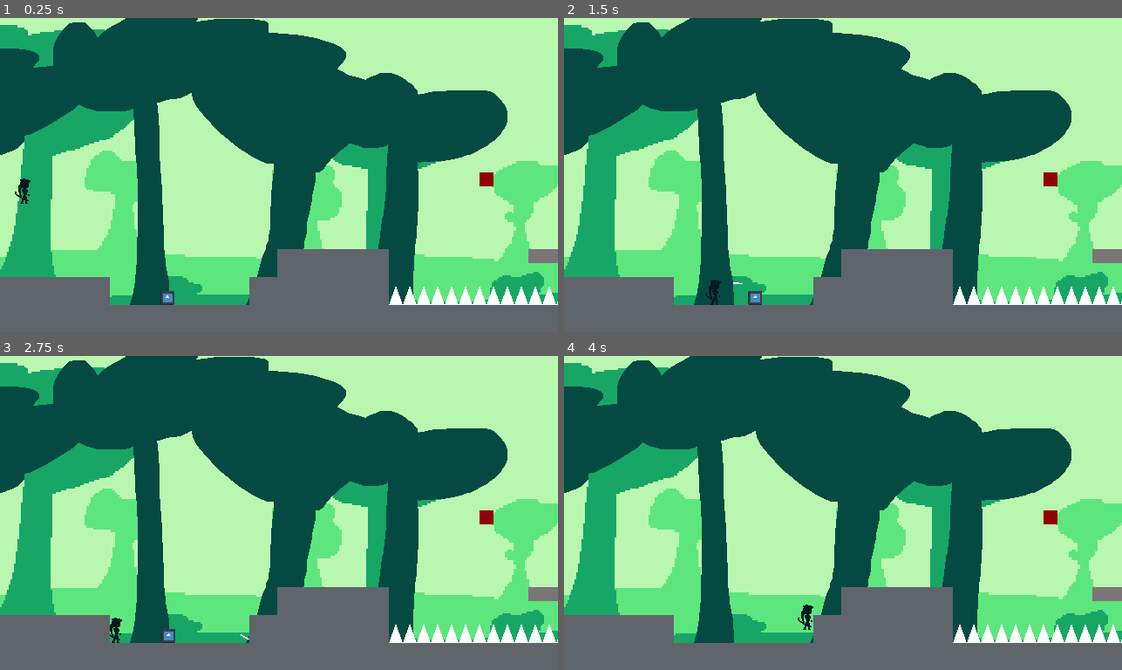
Above: before the commit, frames 1-4 (two rows, left to right).
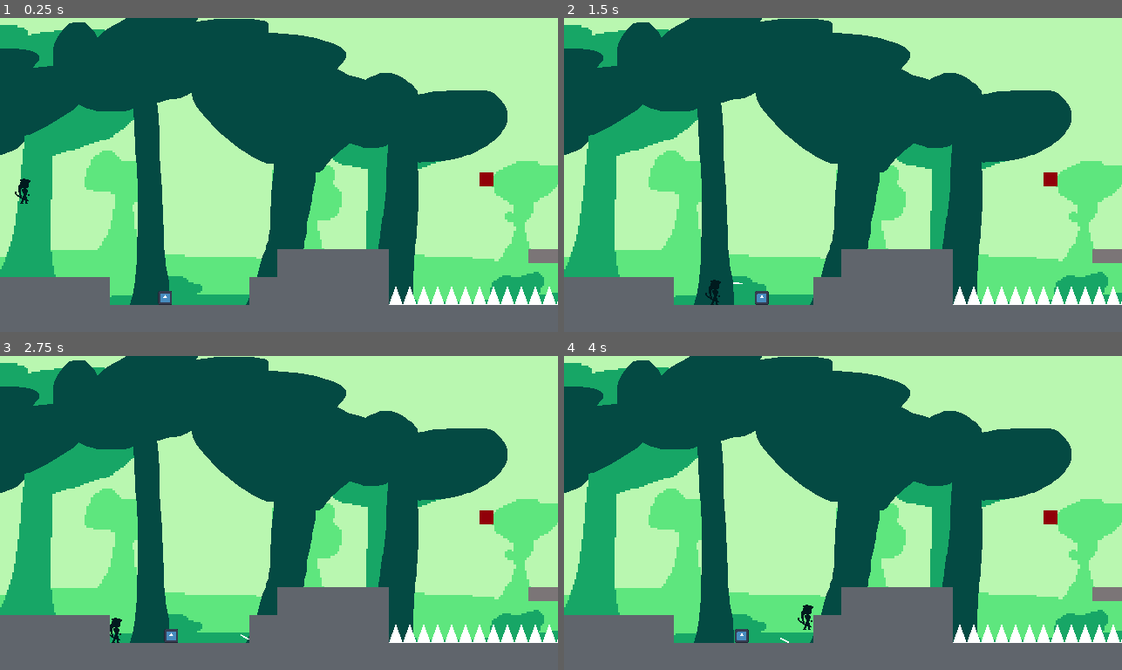
Above: after the commit, the same moments.

Repository: Borrow-Game/game-godot
Game: Godot game, scene res://Scenes/physics_sample_scene.tscn
Two runs of this game, one before a commit and one after it. Both use one fixed random seed, a clock stepped at 60 frames per second and the inputs below. The engine's default icon, where the game draws it, is replaced by a stand-in: a white triangle on a blue panel in a dark square.
Inputs:
- Up to frame 1 (0.25 s): no input
- Up to frame 2 (1.5 s): tap Enter (ui_accept) at 0.5, 0.77 s; hold Right (right) from 0.53 s (still down); tap X (dash) at 0.6 s; tap Shift (shoot bow) at 1.35 s
- Up to frame 3 (2.75 s): tap Enter (ui_accept) at 1.52 s; release Right (right) at 2.03 s; hold Left (left) from 2.03 s (still down); tap X (dash) at 2.1 s
- Up to frame 4 (4 s): release Left (left) at 2.78 s; hold Right (right) from 2.78 s (still down); tap Shift (shoot bow) at 2.85 s; tap Enter (ui_accept) at 3.02, 3.77 s; tap X (dash) at 3.6 s

The runs differ from the first frame. In frame 1, less than 0.1% of the frame differs, in the area x 28-32%, y 86-92%; in frame 2, 0.1%, in the area x 32-37%, y 86-92%; in frame 3, less than 0.1%; in frame 4, 0.1%.

Commit message:
fix: enemy speed, death scene

Diff:
--- a/Scenes/death_scene.tscn
+++ b/Scenes/death_scene.tscn
@@ -29,7 +29,7 @@
 "times": PackedFloat32Array(0, 1),
 "transitions": PackedFloat32Array(1, 1),
 "update": 0,
-"values": [Vector2(0, 0), Vector2(0, -920)]
+"values": [Vector2(0, 0), Vector2(0, -1840)]
 }
 
 [sub_resource type="AnimationLibrary" id="AnimationLibrary_7avod"]
@@ -55,6 +55,7 @@
 
 [node name="Node2D" type="Node2D" parent="CanvasLayer/AnimationPlayer"]
 z_index = 99
+scale = Vector2(2, 2.005)
 
 [node name="MeshInstance2D" type="MeshInstance2D" parent="CanvasLayer/AnimationPlayer/Node2D"]
 modulate = Color(0, 0, 0, 1)
--- a/Scripts/enemy_2d.gd
+++ b/Scripts/enemy_2d.gd
@@ -1,7 +1,7 @@
 extends CharacterBody2D
 @onready var startposition = self.position
 @export  var goal_position = Vector2()
-@export var speed = 40
+@export var speed = 30
 
 func _on_area_2d_body_entered(body: Node2D) -> void:
 	if body.is_in_group("arrow"):
